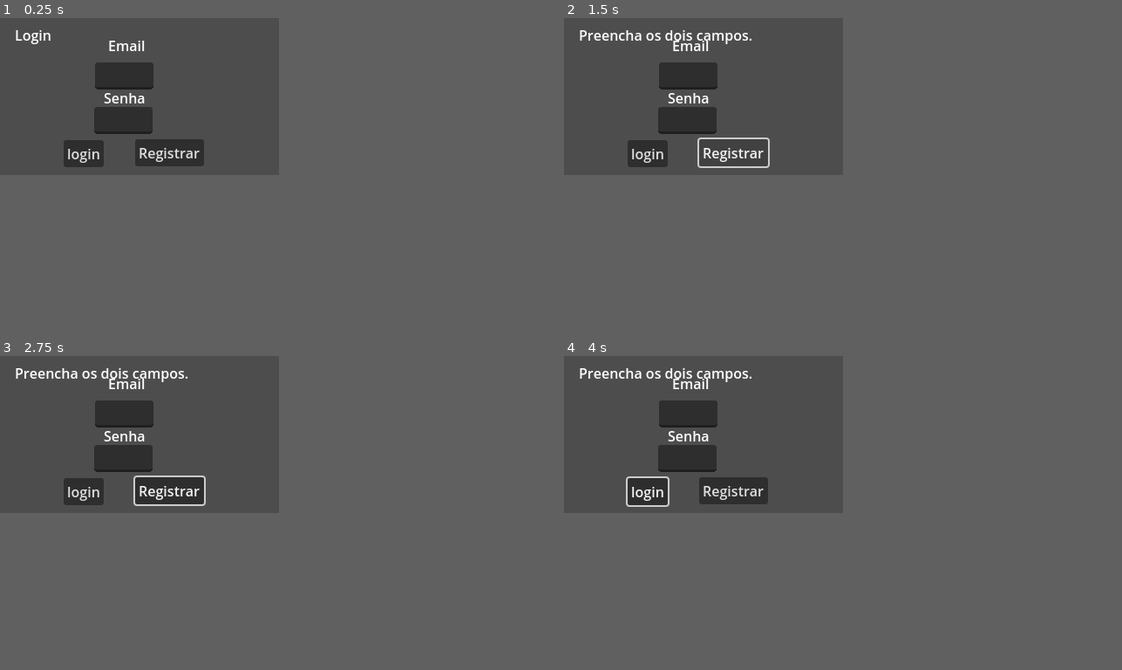
Above: before the commit, frames 1-4 (two rows, left to right).
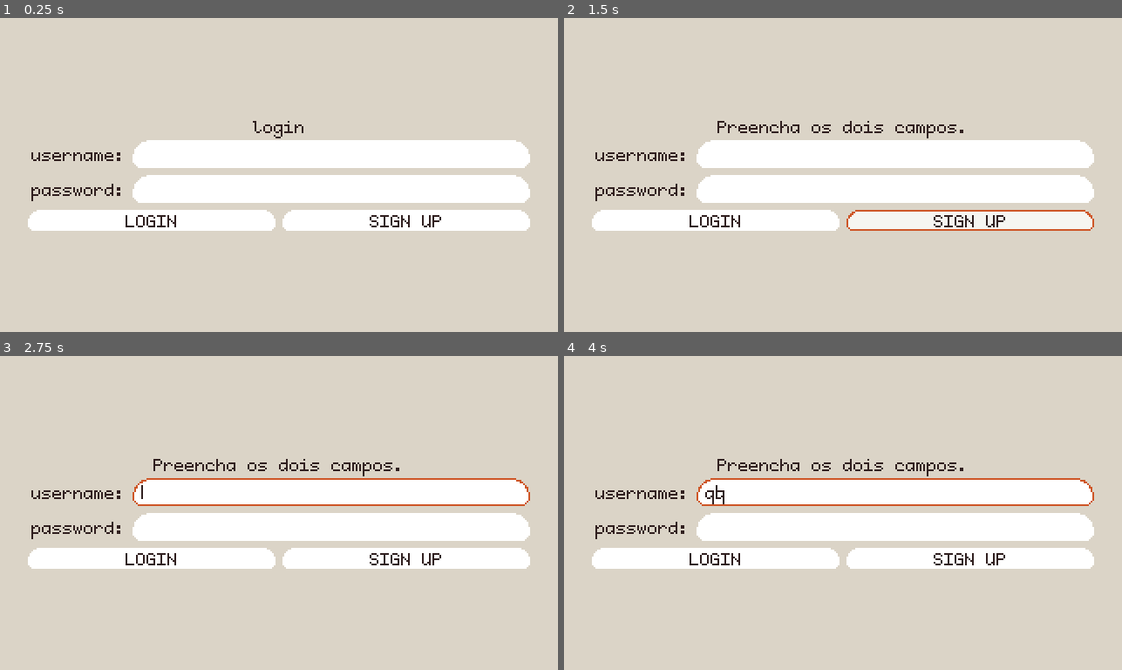
Above: after the commit, the same moments.

Repository: Severo-creator/SlimeINDome
Game: Godot game, scene res://assets/Cenas/Menu/Login.tscn
Same seed, same stepped clock (60 frames per second), same inputs: the game is played once before the commit and once after it.
Inputs (mouse positions are in pixels of both pictures, inside the frame that each line leads up to):
- Up to frame 1 (0.25 s): no input
- Up to frame 2 (1.5 s): click "login" (after the commit: "LOGIN") at 0.5 s; click "Registrar" (after the commit: "SIGN UP") at 1.25 s
- Up to frame 3 (2.75 s): tap Enter (ui_accept) at 2, 2.27 s; move the mouse to (200, 425) at 2.02 s; hold Right (ui_right) from 2.03 s (still down); tap Q at 2.1 s; click (200, 425) at 2.17 s
- Up to frame 4 (4 s): tap Enter (ui_accept) at 2.75, 3.02, 3.5 s; move the mouse to (647, 443) at 2.77 s; tap Q at 2.85, 3.6 s; move the mouse to (731, 399) at 3.52 s; release Right (ui_right) at 3.53 s; hold Left (ui_left) from 3.53 s (still down)
In our replay, the window is 320x180 before the commit and 640x360 after it. These sizes can differ from the game's own. Grey fills any space a smaller window leaves; there, only what the larger window draws over its background counts as a difference.

The runs differ from the first frame. In frame 1, 41% of the frame differs, in the area x 0-95%, y 0-68%; in frame 2, 41%; in frame 3, 41%; in frame 4, 41%.

Commit message:
stylized menu

Diff:
--- a/assets/Cenas/Menu/Login.tscn
+++ b/assets/Cenas/Menu/Login.tscn
@@ -1,6 +1,7 @@
-[gd_scene load_steps=2 format=3 uid="uid://c22b5orqoi6rn"]
+[gd_scene load_steps=3 format=3 uid="uid://c22b5orqoi6rn"]
 
 [ext_resource type="Script" path="res://assets/Scripts/LoginPlayer.gd" id="1_ctnh7"]
+[ext_resource type="Theme" uid="uid://b6qrpj5c8om28" path="res://assets/Mini FX, Items & UI/menu_theme.tres" id="1_l7f7d"]
 
 [node name="Login" type="Control"]
 layout_mode = 3
@@ -9,59 +10,79 @@
 anchor_bottom = 1.0
 grow_horizontal = 2
 grow_vertical = 2
+theme = ExtResource("1_l7f7d")
 script = ExtResource("1_ctnh7")
 
-[node name="UsernameInput" type="LineEdit" parent="."]
-layout_mode = 0
-offset_left = 109.0
-offset_top = 51.0
-offset_right = 176.063
-offset_bottom = 82.0
+[node name="ColorRect" type="ColorRect" parent="."]
+layout_mode = 1
+anchors_preset = 15
+anchor_right = 1.0
+anchor_bottom = 1.0
+grow_horizontal = 2
+grow_vertical = 2
+color = Color(0.858824, 0.831373, 0.780392, 1)
 
-[node name="PasswordInput" type="LineEdit" parent="."]
-layout_mode = 0
-offset_left = 108.0
-offset_top = 102.0
-offset_right = 175.063
-offset_bottom = 133.0
+[node name="MarginContainer" type="MarginContainer" parent="."]
+layout_mode = 1
+anchors_preset = 15
+anchor_right = 1.0
+anchor_bottom = 1.0
+grow_horizontal = 2
+grow_vertical = 2
 
-[node name="Label" type="Label" parent="."]
-layout_mode = 0
-offset_left = 124.0
-offset_top = 20.0
-offset_right = 167.0
-offset_bottom = 46.0
-text = "Email"
+[node name="VBoxContainer" type="VBoxContainer" parent="MarginContainer"]
+layout_mode = 2
+alignment = 1
 
-[node name="Label2" type="Label" parent="."]
-layout_mode = 0
-offset_left = 119.0
-offset_top = 80.0
-offset_right = 167.0
-offset_bottom = 106.0
-text = "Senha"
+[node name="FeedbackLabel" type="Label" parent="MarginContainer/VBoxContainer"]
+unique_name_in_owner = true
+layout_mode = 2
+text = "login"
+horizontal_alignment = 1
 
-[node name="FeedbackLabel" type="Label" parent="."]
-layout_mode = 0
-offset_left = 17.0
-offset_top = 8.0
-offset_right = 88.0
-offset_bottom = 34.0
-text = "Login"
+[node name="HBoxContainer" type="HBoxContainer" parent="MarginContainer/VBoxContainer"]
+layout_mode = 2
 
-[node name="LoginButton" type="Button" parent="."]
-layout_mode = 0
-offset_left = 73.0
-offset_top = 140.0
-offset_right = 119.0
-offset_bottom = 171.0
-text = "login"
+[node name="Label" type="Label" parent="MarginContainer/VBoxContainer/HBoxContainer"]
+layout_mode = 2
+size_flags_horizontal = 3
+text = "username:"
+horizontal_alignment = 2
+vertical_alignment = 1
 
-[node name="RegisterButton" type="Button" parent="."]
-layout_mode = 0
-offset_left = 155.0
-offset_top = 139.0
-offset_right = 234.0
-offset_bottom = 170.0
-text = "Registrar
-"
+[node name="UsernameInput" type="LineEdit" parent="MarginContainer/VBoxContainer/HBoxContainer"]
+unique_name_in_owner = true
+layout_mode = 2
+size_flags_horizontal = 3
+size_flags_stretch_ratio = 4.0
+
+[node name="HBoxContainer2" type="HBoxContainer" parent="MarginContainer/VBoxContainer"]
+layout_mode = 2
+
+[node name="Label2" type="Label" parent="MarginContainer/VBoxContainer/HBoxContainer2"]
+layout_mode = 2
+size_flags_horizontal = 3
+text = "password:"
+horizontal_alignment = 2
+vertical_alignment = 1
+
+[node name="PasswordInput" type="LineEdit" parent="MarginContainer/VBoxContainer/HBoxContainer2"]
+unique_name_in_owner = true
+layout_mode = 2
+size_flags_horizontal = 3
+size_flags_stretch_ratio = 4.0
+
+[node name="HBoxContainer3" type="HBoxContainer" parent="MarginContainer/VBoxContainer"]
+layout_mode = 2
+
+[node name="LoginButton" type="Button" parent="MarginContainer/VBoxContainer/HBoxContainer3"]
+unique_name_in_owner = true
+layout_mode = 2
+size_flags_horizontal = 3
+text = "LOGIN"
+
+[node name="RegisterButton" type="Button" parent="MarginContainer/VBoxContainer/HBoxContainer3"]
+unique_name_in_owner = true
+layout_mode = 2
+size_flags_horizontal = 3
+text = "SIGN UP"
--- a/assets/Cenas/Menu/MainMenu.tscn
+++ b/assets/Cenas/Menu/MainMenu.tscn
@@ -1,5 +1,6 @@
-[gd_scene load_steps=2 format=3 uid="uid://cw5mi4uy8kirc"]
+[gd_scene load_steps=3 format=3 uid="uid://cw5mi4uy8kirc"]
 
+[ext_resource type="Theme" uid="uid://b6qrpj5c8om28" path="res://assets/Mini FX, Items & UI/menu_theme.tres" id="1_cy6mk"]
 [ext_resource type="Script" path="res://assets/Cenas/Menu/MultiplayerController.gd" id="2_wdrwi"]
 
 [node name="MainMenu" type="Control"]
@@ -9,73 +10,101 @@
 anchor_bottom = 1.0
 grow_horizontal = 2
 grow_vertical = 2
+theme = ExtResource("1_cy6mk")
 script = ExtResource("2_wdrwi")
 
-[node name="StartGame" type="Button" parent="."]
-layout_mode = 0
-offset_left = 10.0
-offset_top = 149.0
-offset_right = 101.0
-offset_bottom = 180.0
-text = "StartGame"
+[node name="ColorRect" type="ColorRect" parent="."]
+layout_mode = 1
+anchors_preset = 15
+anchor_right = 1.0
+anchor_bottom = 1.0
+grow_horizontal = 2
+grow_vertical = 2
+color = Color(0.858824, 0.831373, 0.780392, 1)
 
-[node name="QuitiGame" type="Button" parent="."]
-layout_mode = 0
-offset_left = 111.0
-offset_top = 149.0
-offset_right = 198.0
-offset_bottom = 180.0
-text = "QuitGame
-"
+[node name="MarginContainer" type="MarginContainer" parent="."]
+layout_mode = 1
+anchors_preset = 15
+anchor_right = 1.0
+anchor_bottom = 1.0
+grow_horizontal = 2
+grow_vertical = 2
 
-[node name="Host" type="Button" parent="."]
-layout_mode = 0
-offset_left = 87.0
-offset_top = 21.0
-offset_right = 138.0
-offset_bottom = 52.0
-text = "HOST"
+[node name="HBoxContainer" type="HBoxContainer" parent="MarginContainer"]
+layout_mode = 2
 
-[node name="JOIN" type="Button" parent="."]
-layout_mode = 0
-offset_left = 18.0
-offset_top = 20.0
-offset_right = 75.0
-offset_bottom = 51.0
-text = "	JOIN"
+[node name="VBoxContainer2" type="VBoxContainer" parent="MarginContainer/HBoxContainer"]
+layout_mode = 2
+size_flags_horizontal = 3
+size_flags_stretch_ratio = 2.0
+alignment = 1
 
-[node name="LineEdit" type="LineEdit" parent="."]
-layout_mode = 0
-offset_left = 21.0
-offset_top = 60.0
-offset_right = 150.0
-offset_bottom = 91.0
+[node name="VBoxContainer" type="VBoxContainer" parent="MarginContainer/HBoxContainer/VBoxContainer2"]
+layout_mode = 2
+size_flags_vertical = 3
 
-[node name="inputchat" type="LineEdit" parent="."]
-layout_mode = 0
-offset_left = 208.0
-offset_top = 92.0
-offset_right = 321.0
-offset_bottom = 123.0
+[node name="HBoxContainer" type="HBoxContainer" parent="MarginContainer/HBoxContainer/VBoxContainer2/VBoxContainer"]
+layout_mode = 2
 
-[node name="Label" type="Label" parent="."]
-layout_mode = 0
-offset_left = 53.0
-offset_top = 89.0
-offset_right = 100.0
-offset_bottom = 115.0
-text = "Name"
+[node name="Label" type="Label" parent="MarginContainer/HBoxContainer/VBoxContainer2/VBoxContainer/HBoxContainer"]
+layout_mode = 2
+text = "username:"
 
-[node name="TextEdit" type="TextEdit" parent="."]
-layout_mode = 0
-offset_left = 211.0
-offset_top = 4.0
-offset_right = 318.0
-offset_bottom = 92.0
+[node name="LineEdit" type="LineEdit" parent="MarginContainer/HBoxContainer/VBoxContainer2/VBoxContainer/HBoxContainer"]
+unique_name_in_owner = true
+layout_mode = 2
+size_flags_horizontal = 3
+
+[node name="HBoxContainer2" type="HBoxContainer" parent="MarginContainer/HBoxContainer/VBoxContainer2/VBoxContainer"]
+layout_mode = 2
+
+[node name="Host" type="Button" parent="MarginContainer/HBoxContainer/VBoxContainer2/VBoxContainer/HBoxContainer2"]
+layout_mode = 2
+size_flags_horizontal = 3
+text = "host"
+
+[node name="JOIN" type="Button" parent="MarginContainer/HBoxContainer/VBoxContainer2/VBoxContainer/HBoxContainer2"]
+layout_mode = 2
+size_flags_horizontal = 3
+text = "join"
+
+[node name="VBoxContainer2" type="VBoxContainer" parent="MarginContainer/HBoxContainer/VBoxContainer2"]
+layout_mode = 2
+
+[node name="StartGame" type="Button" parent="MarginContainer/HBoxContainer/VBoxContainer2/VBoxContainer2"]
+layout_mode = 2
+text = "START GAME"
+
+[node name="QuitiGame" type="Button" parent="MarginContainer/HBoxContainer/VBoxContainer2/VBoxContainer2"]
+layout_mode = 2
+text = "quit"
+
+[node name="Control" type="Control" parent="MarginContainer/HBoxContainer"]
+layout_mode = 2
+size_flags_horizontal = 3
+size_flags_stretch_ratio = 0.05
+
+[node name="VBoxContainer" type="VBoxContainer" parent="MarginContainer/HBoxContainer"]
+layout_mode = 2
+size_flags_horizontal = 3
+alignment = 1
+
+[node name="TextEdit" type="TextEdit" parent="MarginContainer/HBoxContainer/VBoxContainer"]
+unique_name_in_owner = true
+layout_mode = 2
+size_flags_vertical = 3
+focus_mode = 0
 editable = false
+wrap_mode = 1
+scroll_smooth = true
 
-[connection signal="pressed" from="StartGame" to="." method="_on_start_game_pressed"]
-[connection signal="pressed" from="QuitiGame" to="." method="_on_quiti_game_pressed"]
-[connection signal="pressed" from="Host" to="." method="_on_host_pressed"]
-[connection signal="pressed" from="JOIN" to="." method="_on_join_pressed"]
-[connection signal="text_submitted" from="inputchat" to="." method="_on_inputchat_text_submitted"]
+[node name="inputchat" type="LineEdit" parent="MarginContainer/HBoxContainer/VBoxContainer"]
+unique_name_in_owner = true
+layout_mode = 2
+placeholder_text = "message"
+
+[connection signal="pressed" from="MarginContainer/HBoxContainer/VBoxContainer2/VBoxContainer/HBoxContainer2/Host" to="." method="_on_host_pressed"]
+[connection signal="pressed" from="MarginContainer/HBoxContainer/VBoxContainer2/VBoxContainer/HBoxContainer2/JOIN" to="." method="_on_join_pressed"]
+[connection signal="pressed" from="MarginContainer/HBoxContainer/VBoxContainer2/VBoxContainer2/StartGame" to="." method="_on_start_game_pressed"]
+[connection signal="pressed" from="MarginContainer/HBoxContainer/VBoxContainer2/VBoxContainer2/QuitiGame" to="." method="_on_quiti_game_pressed"]
+[connection signal="text_submitted" from="MarginContainer/HBoxContainer/VBoxContainer/inputchat" to="." method="_on_inputchat_text_submitted"]
--- a/assets/Cenas/Menu/MultiplayerController.gd
+++ b/assets/Cenas/Menu/MultiplayerController.gd
@@ -11,9 +11,12 @@
 var rooms = {} # Ex: { "sala1": [1, 5], "sala2": [3] }
 var max_players_per_room = 2
 var room
-
-@onready var chat_log = $TextEdit
-@onready var input_line = $inputchat
+@onready var line_edit = %LineEdit
+@onready var input_line = %inputchat
+@onready var chat_log = %TextEdit
+
+#@onready var chat_log = $TextEdit
+#@onready var input_line = $inputchat
 
 func _ready():
 	multiplayer.peer_connected.connect(peer_connected)
@@ -31,7 +34,7 @@
 
 func connected_to_server():
 	print("	Connected to Server!")
-	SandPlayerInformation.rpc_id(1, $LineEdit.text, multiplayer.get_unique_id())
+	SandPlayerInformation.rpc_id(1, line_edit.text, multiplayer.get_unique_id())
 	send_chat_message.rpc("Conectado!", multiplayer.get_unique_id())
 
 func connection_failed():
@@ -49,7 +52,7 @@
 	multiplayer.set_multiplayer_peer(peer)
 	print("Waiting for Players")
 
-	SandPlayerInformation($LineEdit.text, multiplayer.get_unique_id())
+	SandPlayerInformation(line_edit.text, multiplayer.get_unique_id())
 
 func Join_Down():
 	peer = ENetMultiplayerPeer.new()
--- a/assets/Cenas/Menu/SelecionarUsuario.tscn
+++ b/assets/Cenas/Menu/SelecionarUsuario.tscn
@@ -1,6 +1,7 @@
-[gd_scene load_steps=2 format=3 uid="uid://cwfy2pt8mernf"]
+[gd_scene load_steps=3 format=3 uid="uid://cwfy2pt8mernf"]
 
 [ext_resource type="Script" path="res://assets/Scripts/Menus/SelecionarSlime.gd" id="1_34gpu"]
+[ext_resource type="Theme" uid="uid://b6qrpj5c8om28" path="res://assets/Mini FX, Items & UI/menu_theme.tres" id="1_vb47j"]
 
 [node name="SelecionarUsuario" type="Control"]
 layout_mode = 3
@@ -9,43 +10,62 @@
 anchor_bottom = 1.0
 grow_horizontal = 2
 grow_vertical = 2
+theme = ExtResource("1_vb47j")
 script = ExtResource("1_34gpu")
 
-[node name="Guerreiro" type="Button" parent="."]
-layout_mode = 0
-offset_left = 13.0
-offset_top = 123.0
-offset_right = 97.0
-offset_bottom = 164.0
-text = "	Guerreiro"
+[node name="ColorRect" type="ColorRect" parent="."]
+layout_mode = 1
+anchors_preset = 15
+anchor_right = 1.0
+anchor_bottom = 1.0
+grow_horizontal = 2
+grow_vertical = 2
+color = Color(0.858824, 0.831373, 0.780392, 1)
 
-[node name="Ranger" type="Button" parent="."]
-layout_mode = 0
-offset_left = 128.0
-offset_top = 123.0
-offset_right = 212.0
-offset_bottom = 164.0
+[node name="MarginContainer" type="MarginContainer" parent="."]
+layout_mode = 1
+anchors_preset = 15
+anchor_right = 1.0
+anchor_bottom = 1.0
+grow_horizontal = 2
+grow_vertical = 2
+
+[node name="VBoxContainer" type="VBoxContainer" parent="MarginContainer"]
+layout_mode = 2
+alignment = 1
+
+[node name="Label" type="Label" parent="MarginContainer/VBoxContainer"]
+layout_mode = 2
+text = "Choose your slime's class:"
+horizontal_alignment = 1
+vertical_alignment = 1
+
+[node name="HBoxContainer" type="HBoxContainer" parent="MarginContainer/VBoxContainer"]
+layout_mode = 2
+
+[node name="Ranger" type="Button" parent="MarginContainer/VBoxContainer/HBoxContainer"]
+layout_mode = 2
+size_flags_horizontal = 3
 text = "	Ranger"
 
-[node name="Mago" type="Button" parent="."]
-layout_mode = 0
-offset_left = 236.0
-offset_top = 122.0
-offset_right = 301.0
-offset_bottom = 163.0
-text = "Mago
-"
+[node name="Guerreiro" type="Button" parent="MarginContainer/VBoxContainer/HBoxContainer"]
+layout_mode = 2
+size_flags_horizontal = 3
+text = "Warrior"
 
-[node name="Menu" type="Button" parent="."]
-layout_mode = 0
-offset_left = 44.0
-offset_top = 52.0
-offset_right = 109.0
-offset_bottom = 93.0
-text = "Menu
-"
+[node name="Mago" type="Button" parent="MarginContainer/VBoxContainer/HBoxContainer"]
+layout_mode = 2
+size_flags_horizontal = 3
+text = "Wizard"
 
-[connection signal="pressed" from="Guerreiro" to="." method="_on_guerreiro_pressed"]
-[connection signal="pressed" from="Ranger" to="." method="_on_ranger_pressed"]
-[connection signal="pressed" from="Mago" to="." method="_on_mago_pressed"]
-[connection signal="pressed" from="Menu" to="." method="_on_menu_pressed"]
+[node name="Control" type="Control" parent="MarginContainer/VBoxContainer"]
+layout_mode = 2
+
+[node name="Menu" type="Button" parent="MarginContainer/VBoxContainer"]
+layout_mode = 2
+text = "return to previous menu"
+
+[connection signal="pressed" from="MarginContainer/VBoxContainer/HBoxContainer/Ranger" to="." method="_on_ranger_pressed"]
+[connection signal="pressed" from="MarginContainer/VBoxContainer/HBoxContainer/Guerreiro" to="." method="_on_guerreiro_pressed"]
+[connection signal="pressed" from="MarginContainer/VBoxContainer/HBoxContainer/Mago" to="." method="_on_mago_pressed"]
+[connection signal="pressed" from="MarginContainer/VBoxContainer/Menu" to="." method="_on_menu_pressed"]
--- /dev/null
+++ b/assets/Mini FX, Items & UI/menu_theme.tres
@@ -0,0 +1,209 @@
+[gd_resource type="Theme" load_steps=20 format=3 uid="uid://b6qrpj5c8om28"]
+
+[ext_resource type="FontFile" uid="uid://cynfqajfvy81m" path="res://assets/Mini FX, Items & UI/Kubasta.ttf" id="1_jqnlc"]
+
+[sub_resource type="StyleBoxFlat" id="StyleBoxFlat_7deib"]
+content_margin_top = 2.0
+content_margin_bottom = 2.0
+bg_color = Color(1, 1, 1, 0)
+border_width_left = 1
+border_width_top = 1
+border_width_right = 1
+border_width_bottom = 1
+border_color = Color(0.807843, 0.337255, 0.152941, 1)
+corner_radius_top_left = 16
+corner_radius_top_right = 16
+corner_radius_bottom_right = 8
+corner_radius_bottom_left = 8
+anti_aliasing = false
+
+[sub_resource type="StyleBoxFlat" id="StyleBoxFlat_1cajk"]
+content_margin_top = 2.0
+content_margin_bottom = 2.0
+bg_color = Color(1, 1, 1, 0.752941)
+corner_radius_top_left = 16
+corner_radius_top_right = 16
+corner_radius_bottom_right = 8
+corner_radius_bottom_left = 8
+anti_aliasing = false
+
+[sub_resource type="StyleBoxFlat" id="StyleBoxFlat_uck1a"]
+content_margin_top = 2.0
+content_margin_bottom = 2.0
+bg_color = Color(1, 1, 1, 1)
+corner_radius_top_left = 16
+corner_radius_top_right = 16
+corner_radius_bottom_right = 8
+corner_radius_bottom_left = 8
+anti_aliasing = false
+
+[sub_resource type="StyleBoxFlat" id="StyleBoxFlat_vr5we"]
+content_margin_top = 2.0
+content_margin_bottom = 2.0
+bg_color = Color(0.807843, 0.337255, 0.152941, 1)
+corner_radius_top_left = 8
+corner_radius_top_right = 8
+corner_radius_bottom_right = 8
+corner_radius_bottom_left = 8
+anti_aliasing = false
+
+[sub_resource type="StyleBoxFlat" id="StyleBoxFlat_g6b7c"]
+bg_color = Color(0.807843, 0.337255, 0.152941, 0.501961)
+corner_radius_top_left = 8
+corner_radius_top_right = 8
+corner_radius_bottom_right = 4
+corner_radius_bottom_left = 4
+anti_aliasing = false
+
+[sub_resource type="StyleBoxFlat" id="StyleBoxFlat_c6npc"]
+bg_color = Color(0.807843, 0.337255, 0.152941, 1)
+corner_radius_top_left = 8
+corner_radius_top_right = 8
+corner_radius_bottom_right = 4
+corner_radius_bottom_left = 4
+anti_aliasing = false
+
+[sub_resource type="StyleBoxFlat" id="StyleBoxFlat_81l7j"]
+bg_color = Color(0.807843, 0.337255, 0.152941, 1)
+corner_radius_top_left = 8
+corner_radius_top_right = 8
+corner_radius_bottom_right = 4
+corner_radius_bottom_left = 4
+anti_aliasing = false
+
+[sub_resource type="StyleBoxLine" id="StyleBoxLine_jxajo"]
+content_margin_left = 1.0
+content_margin_right = 1.0
+color = Color(0.309804, 0.309804, 0.309804, 0.25098)
+thickness = 4
+
+[sub_resource type="StyleBoxFlat" id="StyleBoxFlat_vcuxw"]
+content_margin_left = 5.0
+content_margin_top = 2.0
+content_margin_right = 5.0
+content_margin_bottom = 2.0
+bg_color = Color(1, 1, 1, 0)
+draw_center = false
+border_width_left = 1
+border_width_top = 1
+border_width_right = 1
+border_width_bottom = 1
+border_color = Color(0.807843, 0.337255, 0.152941, 1)
+corner_radius_top_left = 16
+corner_radius_top_right = 16
+corner_radius_bottom_right = 8
+corner_radius_bottom_left = 8
+anti_aliasing = false
+
+[sub_resource type="StyleBoxFlat" id="StyleBoxFlat_hjgdd"]
+content_margin_left = 5.0
+content_margin_top = 2.0
+content_margin_right = 5.0
+content_margin_bottom = 2.0
+bg_color = Color(1, 1, 1, 1)
+corner_radius_top_left = 16
+corner_radius_top_right = 16
+corner_radius_bottom_right = 8
+corner_radius_bottom_left = 8
+anti_aliasing = false
+
+[sub_resource type="StyleBoxFlat" id="StyleBoxFlat_ejkki"]
+content_margin_left = 5.0
+content_margin_top = 2.0
+content_margin_right = 5.0
+content_margin_bottom = 2.0
+bg_color = Color(1, 1, 1, 0)
+draw_center = false
+border_width_left = 1
+border_width_top = 1
+border_width_right = 1
+border_width_bottom = 1
+border_color = Color(0.807843, 0.337255, 0.152941, 1)
+corner_radius_top_left = 16
+corner_radius_top_right = 16
+corner_radius_bottom_right = 8
+corner_radius_bottom_left = 8
+anti_aliasing = false
+
+[sub_resource type="StyleBoxFlat" id="StyleBoxFlat_3hr87"]
+content_margin_left = 5.0
+content_margin_top = 2.0
+content_margin_right = 5.0
+content_margin_bottom = 2.0
+bg_color = Color(1, 1, 1, 1)
+corner_radius_top_left = 16
+corner_radius_top_right = 16
+corner_radius_bottom_right = 8
+corner_radius_bottom_left = 8
+anti_aliasing = false
+
+[sub_resource type="StyleBoxEmpty" id="StyleBoxEmpty_ymju3"]
+
+[sub_resource type="StyleBoxFlat" id="StyleBoxFlat_8bebu"]
+bg_color = Color(0.807843, 0.337255, 0.152941, 0.501961)
+corner_radius_top_left = 8
+corner_radius_top_right = 8
+corner_radius_bottom_right = 4
+corner_radius_bottom_left = 4
+anti_aliasing = false
+
+[sub_resource type="StyleBoxFlat" id="StyleBoxFlat_glwsg"]
+bg_color = Color(0.807843, 0.337255, 0.152941, 1)
+corner_radius_top_left = 8
+corner_radius_top_right = 8
+corner_radius_bottom_right = 4
+corner_radius_bottom_left = 4
+anti_aliasing = false
+
+[sub_resource type="StyleBoxFlat" id="StyleBoxFlat_xrqlp"]
+bg_color = Color(0.807843, 0.337255, 0.152941, 1)
+corner_radius_top_left = 8
+corner_radius_top_right = 8
+corner_radius_bottom_right = 4
+corner_radius_bottom_left = 4
+anti_aliasing = false
+
+[sub_resource type="StyleBoxLine" id="StyleBoxLine_awkxg"]
+content_margin_top = 1.0
+content_margin_bottom = 1.0
+color = Color(0.309804, 0.309804, 0.309804, 0.25098)
+thickness = 4
+vertical = true
+
+[sub_resource type="FontVariation" id="FontVariation_mn8yr"]
+base_font = ExtResource("1_jqnlc")
+spacing_top = -5
+spacing_bottom = -5
+
+[resource]
+default_font = SubResource("FontVariation_mn8yr")
+default_font_size = 10
+Button/colors/font_color = Color(0.192157, 0.12549, 0.12549, 1)
+Button/colors/font_focus_color = Color(0.192157, 0.12549, 0.12549, 1)
+Button/colors/font_hover_color = Color(0.192157, 0.12549, 0.12549, 1)
+Button/styles/focus = SubResource("StyleBoxFlat_7deib")
+Button/styles/hover = SubResource("StyleBoxFlat_1cajk")
+Button/styles/normal = SubResource("StyleBoxFlat_uck1a")
+Button/styles/pressed = SubResource("StyleBoxFlat_vr5we")
+HScrollBar/styles/grabber = SubResource("StyleBoxFlat_g6b7c")
+HScrollBar/styles/grabber_highlight = SubResource("StyleBoxFlat_c6npc")
+HScrollBar/styles/grabber_pressed = SubResource("StyleBoxFlat_81l7j")
+HScrollBar/styles/scroll = SubResource("StyleBoxLine_jxajo")
+Label/colors/font_color = Color(0.192157, 0.12549, 0.12549, 1)
+LineEdit/colors/caret_color = Color(0.192157, 0.12549, 0.12549, 1)
+LineEdit/colors/font_color = Color(0.192157, 0.12549, 0.12549, 1)
+LineEdit/styles/focus = SubResource("StyleBoxFlat_vcuxw")
+LineEdit/styles/normal = SubResource("StyleBoxFlat_hjgdd")
+MarginContainer/constants/margin_bottom = 16
+MarginContainer/constants/margin_left = 16
+MarginContainer/constants/margin_right = 16
+MarginContainer/constants/margin_top = 16
+TextEdit/colors/font_color = Color(0.192157, 0.12549, 0.12549, 1)
+TextEdit/colors/font_readonly_color = Color(0.192157, 0.12549, 0.12549, 1)
+TextEdit/styles/focus = SubResource("StyleBoxFlat_ejkki")
+TextEdit/styles/normal = SubResource("StyleBoxFlat_3hr87")
+TextEdit/styles/read_only = SubResource("StyleBoxEmpty_ymju3")
+VScrollBar/styles/grabber = SubResource("StyleBoxFlat_8bebu")
+VScrollBar/styles/grabber_highlight = SubResource("StyleBoxFlat_glwsg")
+VScrollBar/styles/grabber_pressed = SubResource("StyleBoxFlat_xrqlp")
+VScrollBar/styles/scroll = SubResource("StyleBoxLine_awkxg")
--- a/assets/Scripts/LoginPlayer.gd
+++ b/assets/Scripts/LoginPlayer.gd
@@ -3,24 +3,31 @@
 var config_path = "user://Usuarios.cfg"
 var config = ConfigFile.new()
 
+@onready var username_input = %UsernameInput
+@onready var password_input = %PasswordInput
+@onready var feedback_label = %FeedbackLabel
+@onready var login_button = %LoginButton
+@onready var register_button = %RegisterButton
+
+
 func _ready():
-	$LoginButton.pressed.connect(_on_login_pressed)
-	$RegisterButton.pressed.connect(_on_register_pressed)
+	login_button.pressed.connect(_on_login_pressed)
+	register_button.pressed.connect(_on_register_pressed)
 
 	if FileAccess.file_exists(config_path):
 		config.load(config_path)
 
 func _on_register_pressed():
 	print("registrado")
-	var username = $UsernameInput.text.strip_edges()
-	var password = $PasswordInput.text.strip_edges()
+	var username = username_input.text.strip_edges()
+	var password = password_input.text.strip_edges()
 
 	if username == "" or password == "":
-		$FeedbackLabel.text = "Preencha os dois campos."
+		feedback_label.text = "Preencha os dois campos."
 		return
 
 	if config.has_section_key("usuarios", username):
-		$FeedbackLabel.text = "Usuário já existe."
+		feedback_label.text = "Usuário já existe."
 	else:
 		var user_data = {
 			"senha": password,
@@ -28,25 +35,25 @@
 		}
 		config.set_value("usuarios", username, user_data)
 		config.save(config_path)
-		$FeedbackLabel.text = "Cadastro feito com sucesso!"
+		feedback_label.text = "Cadastro feito com sucesso!"
 
 func _on_login_pressed():
-	var username = $UsernameInput.text.strip_edges()
-	var password = $PasswordInput.text.strip_edges()
+	var username = username_input.text.strip_edges()
+	var password = password_input.text.strip_edges()
 
 	if config.has_section_key("usuarios", username):
 		var user_data = config.get_value("usuarios", username)
 		if user_data["senha"] == password:
-			$FeedbackLabel.text = "Login bem-sucedido! Vitórias: " + str(user_data["vitorias"])
+			feedback_label.text = "Login bem-sucedido! Vitórias: " + str(user_data["vitorias"])
 			PlayerData.username = username
 			PlayerData.senha = password
 			PlayerData.vitorias = user_data["vitorias"]
 			await get_tree().create_timer(1).timeout
 			get_tree().change_scene_to_file("res://assets/Cenas/Menu/MainMenu.tscn")
 		else:
-			$FeedbackLabel.text = "Senha incorreta."
+			feedback_label.text = "Senha incorreta."
 	else:
-		$FeedbackLabel.text = "Usuário não encontrado."
+		feedback_label.text = "Usuário não encontrado."
 
 
 func adicionar_vitoria(username):
--- a/project.godot
+++ b/project.godot
@@ -25,6 +25,7 @@
 
 window/size/viewport_width=320
 window/size/viewport_height=180
+window/stretch/mode="viewport"
 
 [rendering]
 
Binary file added: assets/Mini FX, Items & UI/Kubasta.ttf
Not shown, added: assets/Mini FX, Items & UI/Kubasta.ttf.import
